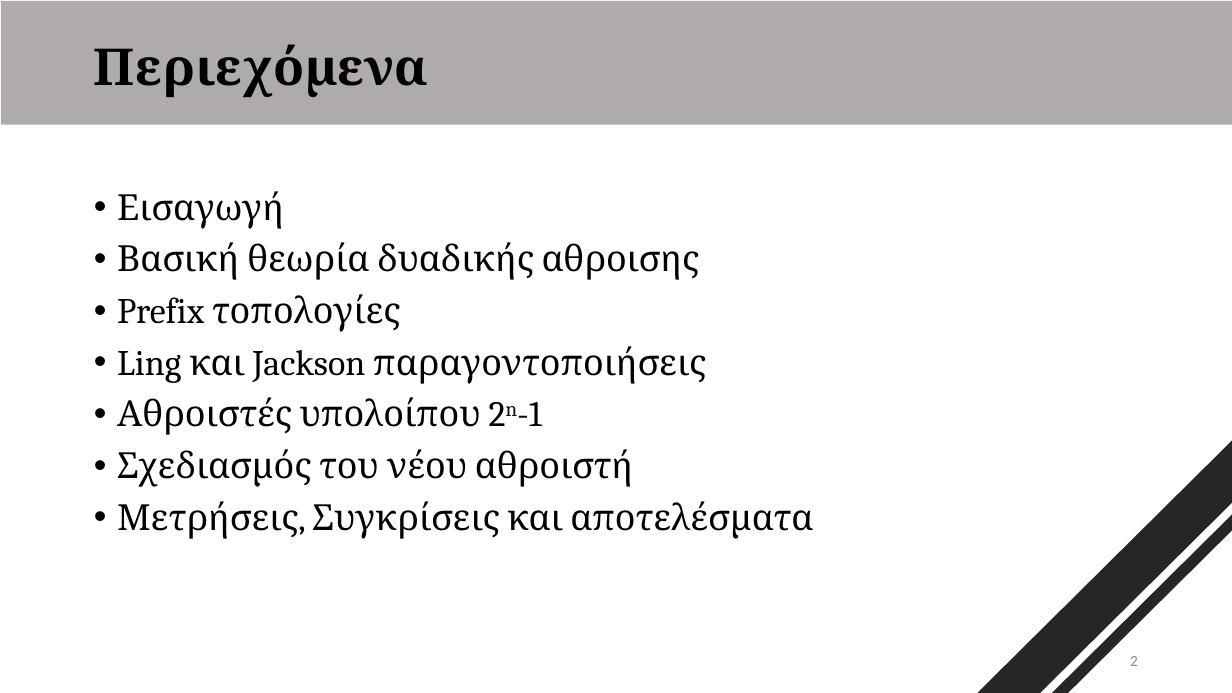
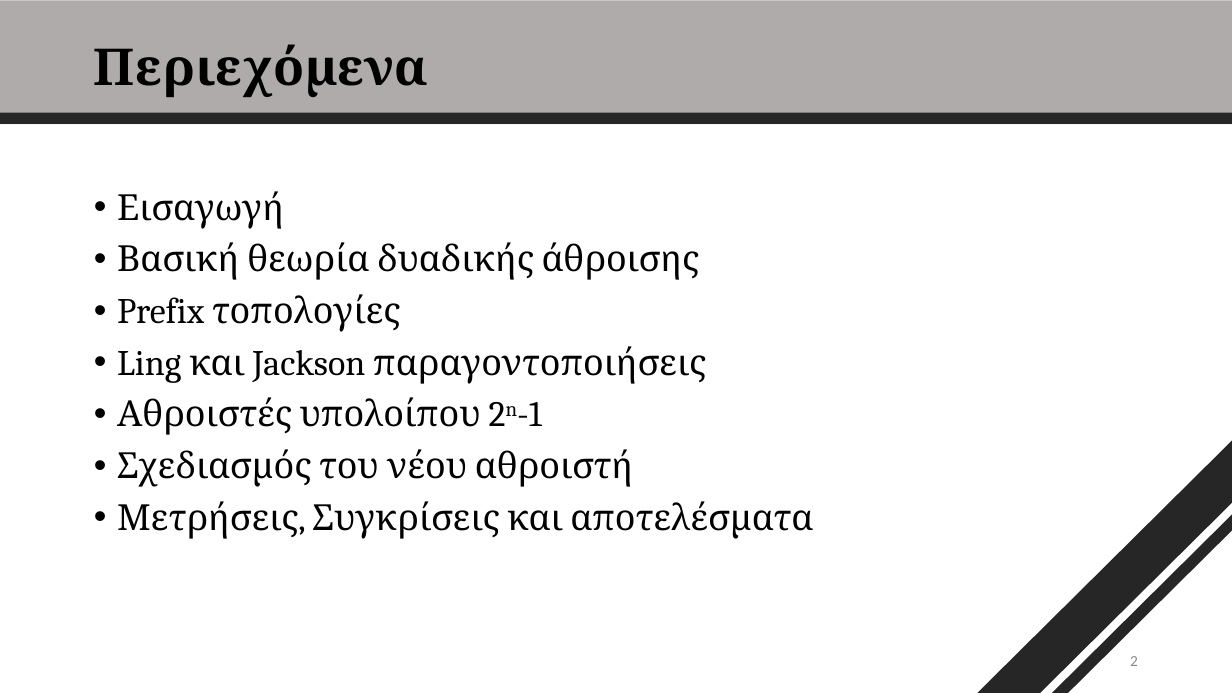
Before and after one commit to vassilas/THESIS_DOC, a slide deck: slide 2 of Presentation/Presentation.pptx. Drawn at 1232x693 pixels with LibreOffice and Linux fonts; fonts in the diff are those of the drawing. Boxes give left, top, right and bottom in pixels: in the first picture for what was removed or moved away, otherwise in the second. Text is boxed around its words. In the diff, an @@ line names an element or a change of style, - is before the commit and + after.

```diff
--- a/Presentation/Presentation.pptx
+++ b/Presentation/Presentation.pptx
@@ rectangle added at box(0, 112, 1232, 123), fill #262626 @@
@@ text at box(117, 242, 700, 280): text changed @@
-• Βασική θεωρία δυαδικής αθροισης
+• Βασική θεωρία δυαδικής άθροισης
```
Also in this commit, not shown: 9 other slides changed, 3 slides added, 12 other files.
